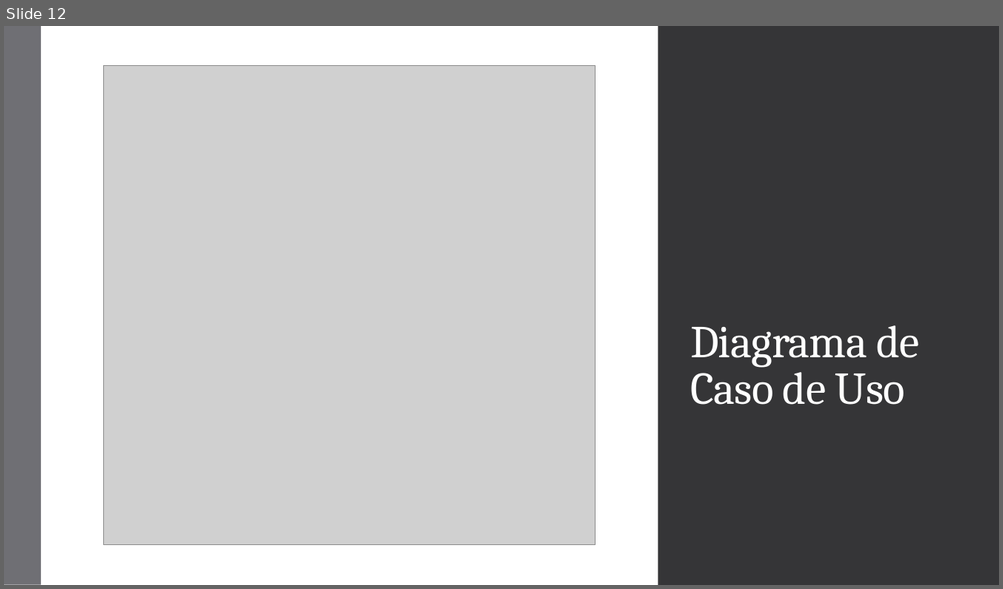
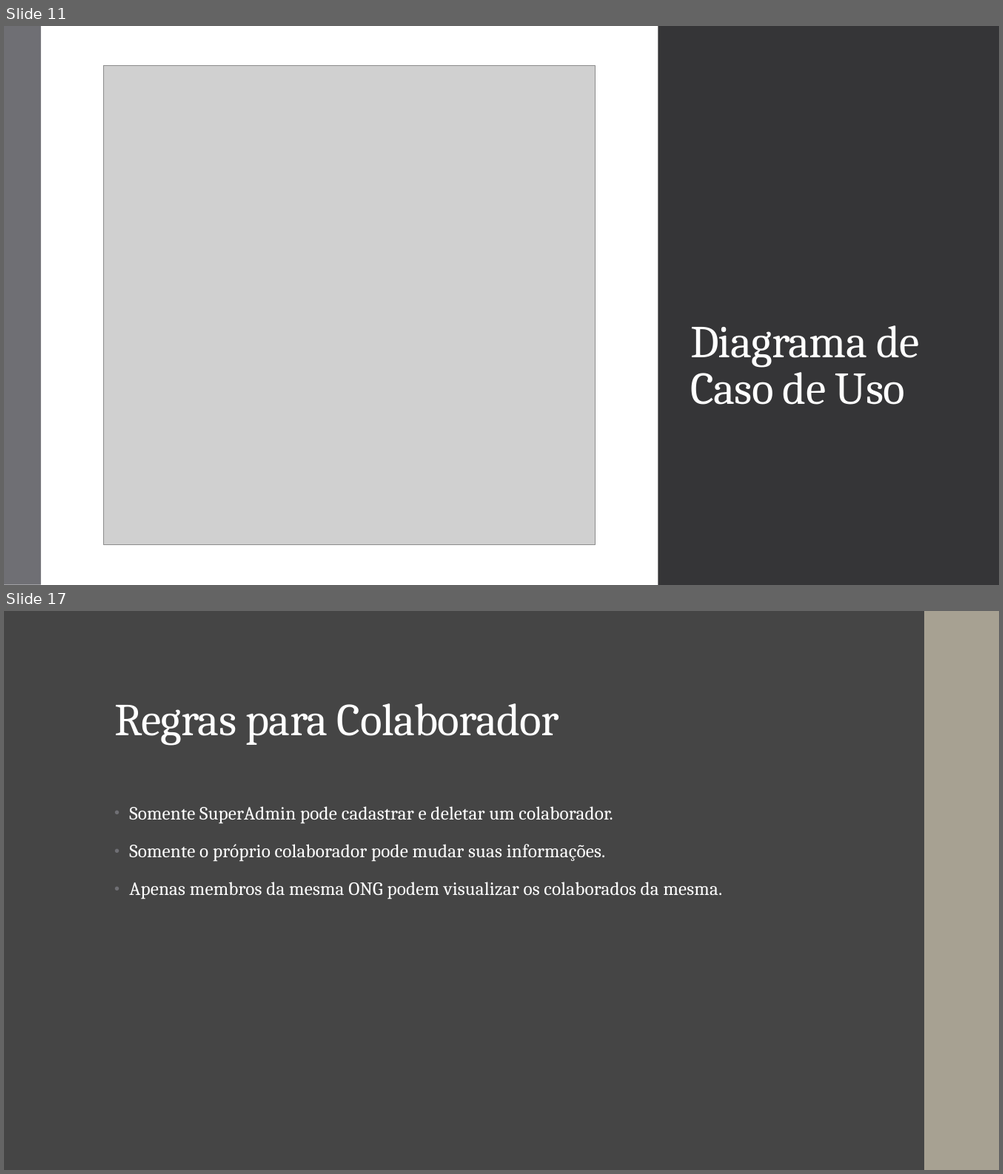
Before and after one commit to AlarconVinicius/sistema-de-gestao-para-ong-de-animais, a slide deck: docs/SaaS ONG Pet.pptx. Shown one above the other, each under a label of ours: slide 12 before the commit, slides 11 and 17 after it; the slides between them are not shown. The pictures are 1003x589 and 1003x1174 pixels, drawn with LibreOffice and Linux fonts; fonts in the diff are those of the drawing; grey boxes stand for pictures. Boxes give left, top, right and bottom in pixels: in the first picture for what was removed or moved away, otherwise in the second. Text is boxed around its words. In the diff, an @@ line names an element or a change of style, - is before the commit and + after.

```diff
--- a/docs/SaaS ONG Pet.pptx
+++ b/docs/SaaS ONG Pet.pptx
@@ slide 17 added at bbox=[4, 611, 999, 1170], background #454545 @@
@@ rectangle added at bbox=[4, 611, 999, 1170], fill #454545 @@
@@ rectangle added at bbox=[924, 611, 999, 1170], fill #A7A192 @@
@@ rectangle added at bbox=[925, 611, 999, 1170], fill #A7A192 @@
@@ title added at bbox=[114, 703, 559, 745], 44 pt, text #FFFFFF @@
+Regras para Colaborador
@@ text added at bbox=[129, 806, 723, 900], 18 pt, text #FFFFFF @@
+• Somente SuperAdmin pode cadastrar e deletar um colaborador.
+• Somente o próprio colaborador pode mudar suas informações.
+• Apenas membros da mesma ONG podem visualizar os colaborados da mesma.
@@ what was slide 12 is now slide 11 @@
```
Also in this commit, not shown: 5 other slides added, 1 slide removed.
